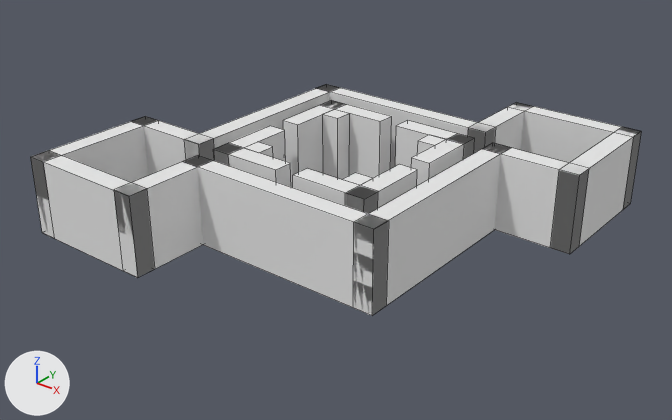
Renders of the OBJ model assets/walls.obj from each side of a commit.
The view is the same before and after, from a 50 mm camera at (30.4, -28.6, 20.8) aimed at (4.4, 3.9, 0.6). Every picture has the same lights, and +X, +Y and +Z are marked at lower left. Mesh edges are drawn as thin lines. Where no turn or scale is listed for an object, it has been applied to the vertices.

Objects in the first picture: '000_Merged_Objects', '001_Merged_Objects_1', '002_Merged_Objects_4', '003_Merged_Objects_3', '004_Merged_Objects_2'.
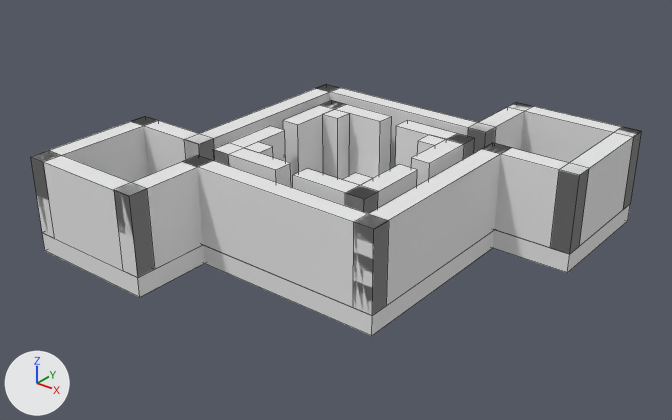
What the commit changed:
Mesh me_000_merged_objects_1 is new.
It consists of a box spanning x -6.0..1.0, y -6.0..1.0, z -1.0..0.0; a box spanning x -2.0..11.0, y -2.0..11.0, z -1.0..0.0; a box spanning x 8.0..15.0, y 8.0..15.0, z -1.0..0.0.
It uses material mat_first_impression_4_8f353efa_3739_449d_9cdf_b0b97849f6fd_2_3f743075_d101_4458_bf4a_66fcc5ded0c5 (white #e7e7e7).
Object '000_Merged_Objects_1' (ob_000_merged_objects_1) is new; it shows me_000_merged_objects_1.
Its location is (0.0, 0.0, 0.0).

Pixel boxes (x1, y1, x2, y2) of what changed, in the pictures (672 x 420 px):
'000_Merged_Objects_1', added
    after: (42, 204, 630, 336)
